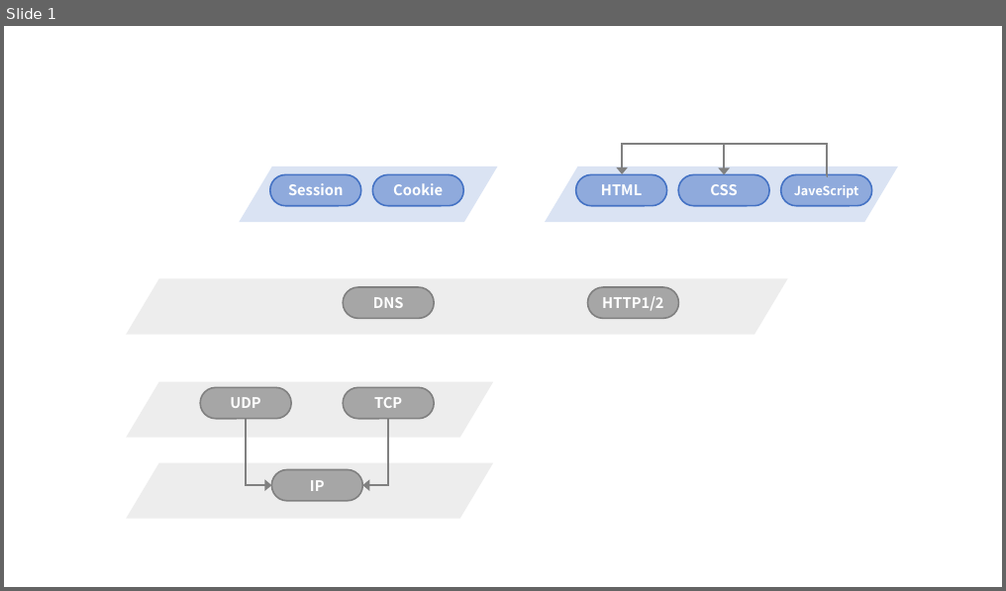
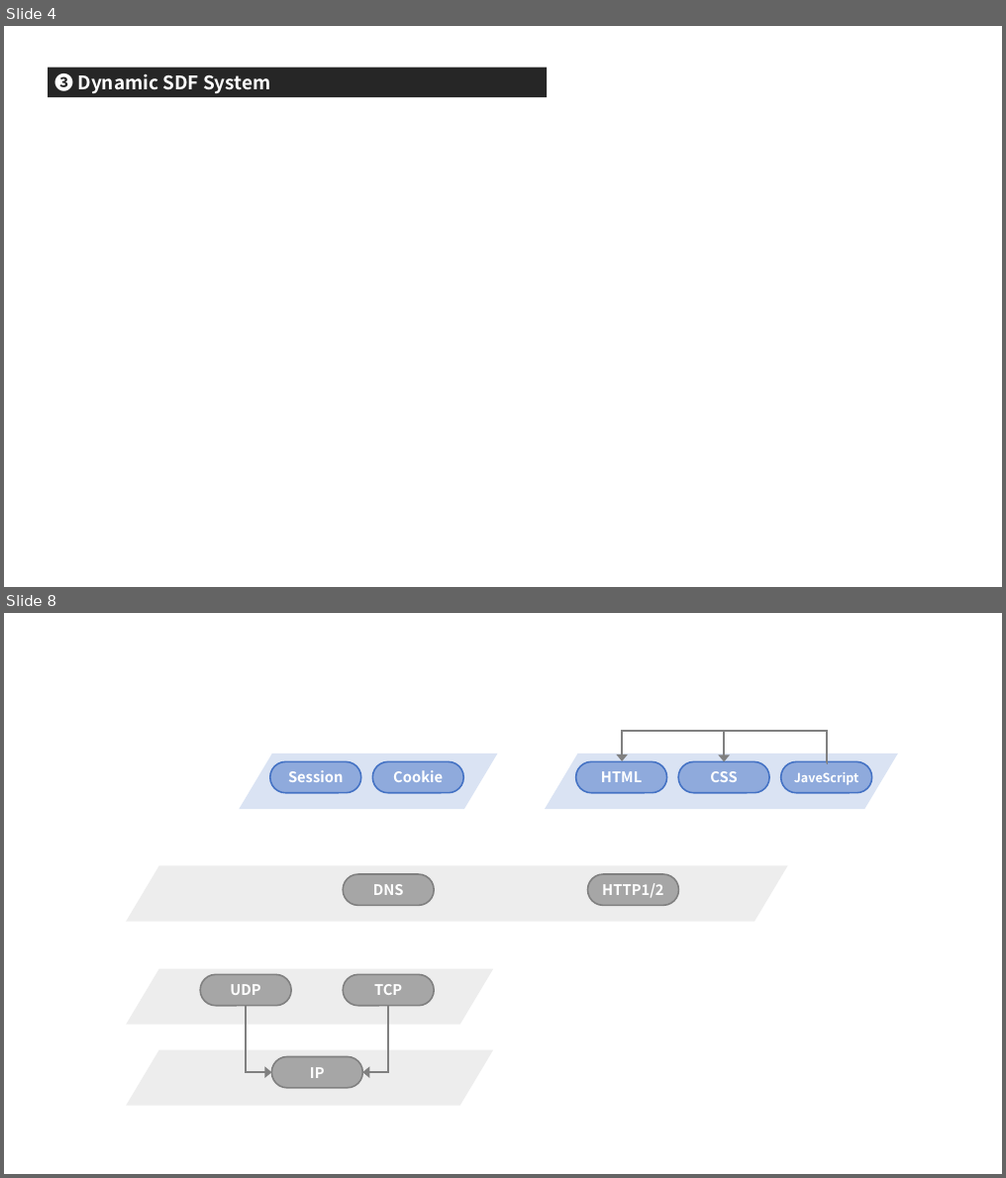
Before and after one commit to nitou-kanazawa/nitou-kanazawa.github.io, a slide deck: assets/ppt/web-TextMeshPro.pptx. Shown one above the other, each under a label of ours: slide 1 before the commit, slides 4 and 8 after it; the slides between them are not shown. The pictures are 1006x591 and 1006x1178 pixels, drawn with LibreOffice and Linux fonts; fonts in the diff are those of the drawing. Boxes give left, top, right and bottom in pixels: in the first picture for what was removed or moved away, otherwise in the second. Text is boxed around its words. In the diff, an @@ line names an element or a change of style, - is before the commit and + after.

```diff
--- a/assets/ppt/web-TextMeshPro.pptx
+++ b/assets/ppt/web-TextMeshPro.pptx
@@ slide 4 added at [4,26,1002,587], background #FFFFFF @@
@@ rectangle added at [48,68,547,97], fill #262626, 18 pt, text #FFFFFF, bold @@
+❸ Dynamic SDF System
@@ what was slide 1 is now slide 8 @@
```
Also in this commit, not shown: 6 other slides added, 1 other file.
